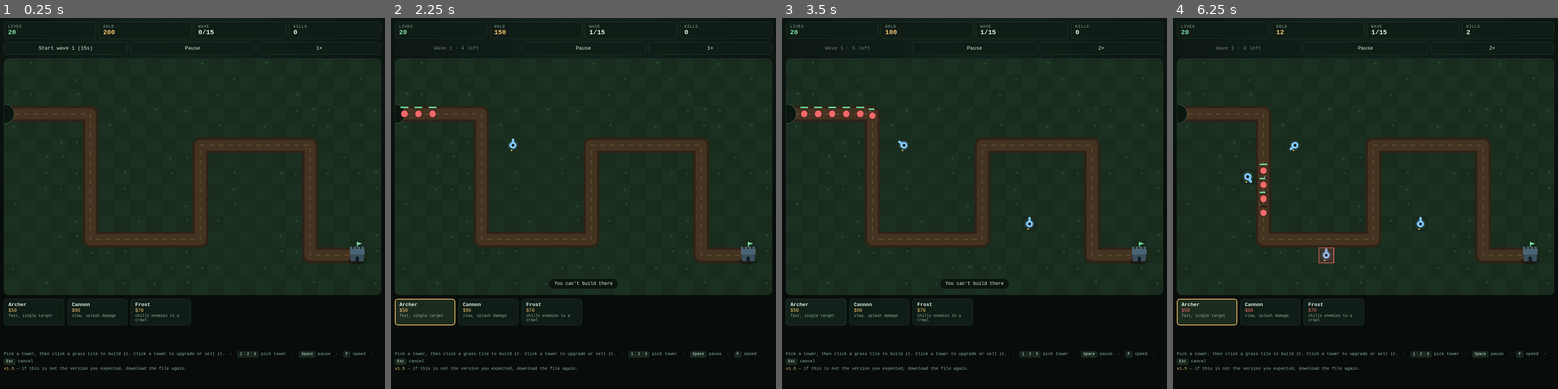
Above: before the commit, frames 1-4 (left to right).
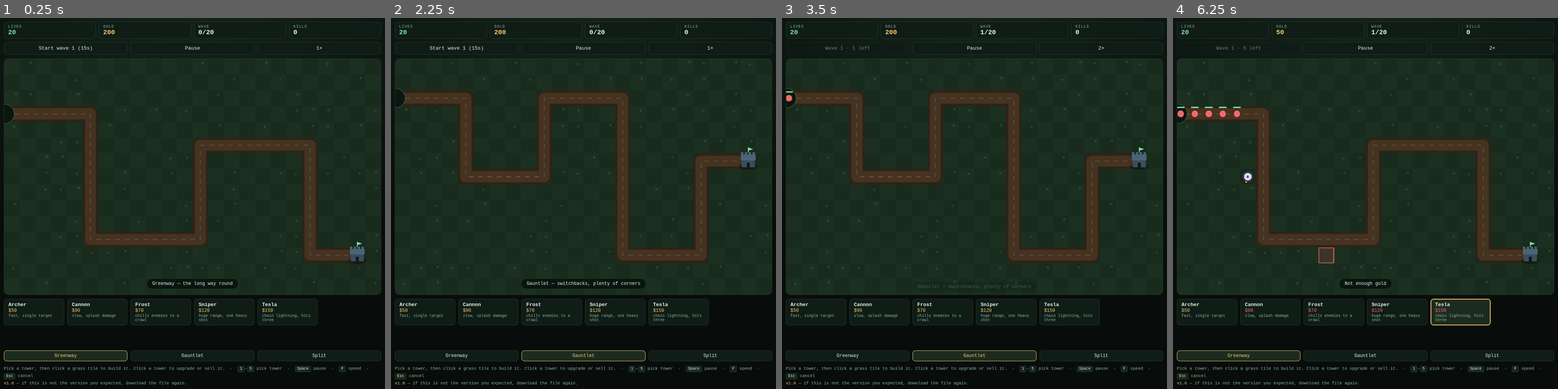
Above: after the commit, the same moments.

Repository: 0ldnews/Tower-Defense-
Game: browser game, page tower-defense.html
Same seed, same stepped clock (60 frames per second), same inputs: the game is played once before the commit and once after it.
Inputs (mouse positions are in pixels of both pictures, inside the frame that each line leads up to):
- Up to frame 1 (0.25 s): no input
- Up to frame 2 (2.25 s): click "Start wave 1 (15s)" at 0.27 s; click "Archer $50 fast, single target" at 0.52 s; click (583, 199) at 1.07 s; tap X at 1.1, 1.6, 2.1 s; click (506, 151) at 1.67 s; click (583, 355) at 2.02 s, where only the run after the commit has a clickable "Gauntlet"
- Up to frame 3 (3.5 s): click (1051, 140) at 2.27 s; tap F at 2.52 s; tap X at 2.6, 3.1 s; click (1032, 222) at 2.87 s; click "Archer $50 fast, single target" (after the commit: "Start wave 1 (14s)") at 3.27 s; click (882, 236) at 3.47 s
- Up to frame 4 (6.25 s): tap 4 at 3.52 s; tap X every 0.5 s from 3.6 to 6.1 s; click (1365, 129) at 4.07 s; click (1238, 355) at 4.52 s, where only the run after the commit has a clickable "Greenway"; tap 5 at 4.52 s; click (1477, 188) at 4.67 s; click "Archer $50 fast, single target" (after the commit: "Start wave 1 (15s)") at 4.77 s; click (1253, 177) at 5.27 s; click (1327, 259) at 5.87 s

The runs differ from the first frame. In frame 1, 2.3% of the frame differs, in the area x 1-99%, y 3-99%; in frame 2, 11%; in frame 3, 11%; in frame 4, 3.8%.

Commit message:
Add two more maps, sniper and tesla towers, and five more waves
Three selectable roads, chain-lightning and long-range towers, a 3x speed
setting, and waves 16-20 with a tapered late-game hit-point curve.

Diff:
--- a/tower-defense.html
+++ b/tower-defense.html
@@ -3,7 +3,7 @@
 <head>
 <meta charset="utf-8" />
 <meta name="viewport" content="width=device-width, initial-scale=1, maximum-scale=1, user-scalable=no, viewport-fit=cover" />
-<title>Tower Defense v1.5</title>
+<title>Tower Defense v1.6</title>
 <style>
   :root {
     --bg: #080d0b;
@@ -95,6 +95,10 @@
 
   .cards { grid-template-columns: repeat(auto-fit, minmax(140px, 1fr)); }
 
+  .maps { grid-template-columns: repeat(3, 1fr); }
+  .maps button { font-size: 12px; padding: 6px 8px; }
+  .maps button.active { border-color: var(--gold); color: var(--gold); background: #1d2b1f; }
+
   .selection {
     display: flex;
     gap: 8px;
@@ -188,6 +192,8 @@
     <button class="card" data-type="arrow"><b>Archer</b><span class="cost">$50</span><small>fast, single target</small></button>
     <button class="card" data-type="cannon"><b>Cannon</b><span class="cost">$90</span><small>slow, splash damage</small></button>
     <button class="card" data-type="frost"><b>Frost</b><span class="cost">$70</span><small>chills enemies to a crawl</small></button>
+    <button class="card" data-type="sniper"><b>Sniper</b><span class="cost">$120</span><small>huge range, one heavy shot</small></button>
+    <button class="card" data-type="tesla"><b>Tesla</b><span class="cost">$150</span><small>chain lightning, hits three</small></button>
     <div id="selection" class="selection hidden">
       <span id="sel-name"></span>
       <button id="btn-upgrade">Upgrade</button>
@@ -195,13 +201,19 @@
     </div>
   </div>
 
+  <div class="bar maps" id="maps">
+    <button data-map="0">Greenway</button>
+    <button data-map="1">Gauntlet</button>
+    <button data-map="2">Split</button>
+  </div>
+
   <div class="tips">
     Pick a tower, then click a grass tile to build it. Click a tower to upgrade or sell it.
-    &nbsp;·&nbsp; <kbd>1</kbd><kbd>2</kbd><kbd>3</kbd> pick tower
+    &nbsp;·&nbsp; <kbd>1</kbd>–<kbd>5</kbd> pick tower
     &nbsp;·&nbsp; <kbd>Space</kbd> pause
     &nbsp;·&nbsp; <kbd>F</kbd> speed
     &nbsp;·&nbsp; <kbd>Esc</kbd> cancel
-    <br /><span class="ver" id="ver">v1.5</span> — if this is not the version you
+    <br /><span class="ver" id="ver">v1.6</span> — if this is not the version you
     expected, download the file again.
   </div>
 
@@ -215,28 +227,74 @@
    * Board geometry
    * ------------------------------------------------------------------ */
 
-  var VERSION = "1.5";
+  var VERSION = "1.6";
 
   var TILE = 40, COLS = 24, ROWS = 15;
   var W = COLS * TILE, H = ROWS * TILE;
 
-  // Waypoints in tile coordinates. First one sits off the left edge,
-  // last one is where the base stands.
-  var PATH_TILES = [
-    [-1, 3], [5, 3], [5, 11], [12, 11], [12, 5], [19, 5], [19, 12], [22, 12]
+  // Waypoints in tile coordinates. The first one sits off the left edge, the
+  // last one is where the base stands. Longer roads are easier: there is more
+  // time to shoot at whatever is walking them.
+  var MAPS = [
+    {
+      name: "Greenway",
+      note: "the long way round",
+      path: [[-1, 3], [5, 3], [5, 11], [12, 11], [12, 5], [19, 5], [19, 12], [22, 12]]
+    },
+    {
+      name: "Gauntlet",
+      note: "switchbacks, plenty of corners",
+      path: [[-1, 2], [4, 2], [4, 7], [9, 7], [9, 2], [14, 2], [14, 12], [19, 12], [19, 6], [22, 6]]
+    },
+    {
+      name: "Split",
+      note: "short road, less time to shoot",
+      path: [[-1, 7], [7, 7], [7, 13], [14, 13], [14, 4], [20, 4], [20, 8], [22, 8]]
+    }
   ];
 
-  var waypoints = PATH_TILES.map(function (t) {
-    return { x: t[0] * TILE + TILE / 2, y: t[1] * TILE + TILE / 2 };
-  });
-
+  var mapIndex = 0;
+  var waypoints = [];
   var segments = [];
   var pathLength = 0;
-  for (var i = 0; i < waypoints.length - 1; i++) {
-    var a = waypoints[i], b = waypoints[i + 1];
-    var len = Math.hypot(b.x - a.x, b.y - a.y);
-    segments.push({ a: a, b: b, len: len, start: pathLength });
-    pathLength += len;
+  var BLOCKED = new Set();
+  var deco = [];
+
+  function tileKey(col, row) { return col + "," + row; }
+
+  // Rebuilds the road for the current map: waypoints, segments, the blocked
+  // tiles, and the grass speckle.
+  function buildMapGeometry() {
+    var path = MAPS[mapIndex].path;
+
+    waypoints = path.map(function (t) {
+      return { x: t[0] * TILE + TILE / 2, y: t[1] * TILE + TILE / 2 };
+    });
+
+    segments = [];
+    pathLength = 0;
+    for (var i = 0; i < waypoints.length - 1; i++) {
+      var a = waypoints[i], b = waypoints[i + 1];
+      var len = Math.hypot(b.x - a.x, b.y - a.y);
+      segments.push({ a: a, b: b, len: len, start: pathLength });
+      pathLength += len;
+    }
+
+    // Every tile the road runs through is unbuildable.
+    BLOCKED = new Set();
+    for (var p = 0; p < path.length - 1; p++) {
+      var c0 = path[p][0], r0 = path[p][1];
+      var c1 = path[p + 1][0], r1 = path[p + 1][1];
+      var dc = Math.sign(c1 - c0), dr = Math.sign(r1 - r0);
+      var cc = c0, rr = r0;
+      BLOCKED.add(tileKey(cc, rr));
+      while (cc !== c1 || rr !== r1) {
+        cc += dc; rr += dr;
+        BLOCKED.add(tileKey(cc, rr));
+      }
+    }
+
+    buildDeco();
   }
 
   function pointOnPath(distance) {
@@ -251,20 +309,7 @@
     return { x: waypoints[waypoints.length - 1].x, y: waypoints[waypoints.length - 1].y };
   }
 
-  // Every tile the road runs through is unbuildable.
-  var BLOCKED = new Set();
-  function tileKey(col, row) { return col + "," + row; }
-  for (var p = 0; p < PATH_TILES.length - 1; p++) {
-    var c0 = PATH_TILES[p][0], r0 = PATH_TILES[p][1];
-    var c1 = PATH_TILES[p + 1][0], r1 = PATH_TILES[p + 1][1];
-    var dc = Math.sign(c1 - c0), dr = Math.sign(r1 - r0);
-    var cc = c0, rr = r0;
-    BLOCKED.add(tileKey(cc, rr));
-    while (cc !== c1 || rr !== r1) {
-      cc += dc; rr += dr;
-      BLOCKED.add(tileKey(cc, rr));
-    }
-  }
+  // buildMapGeometry() above fills BLOCKED for the map that is loaded.
 
   /* ------------------------------------------------------------------ *
    * Content definitions
@@ -282,6 +327,17 @@
     frost: {
       name: "Frost", cost: 70, damage: 4, range: 112, rate: 0.65,
       projSpeed: 430, slow: 0.45, slowTime: 1.7, color: "#9ce6ff", projectile: "#d7f6ff"
+    },
+    sniper: {
+      name: "Sniper", cost: 120, damage: 58, range: 300, rate: 1.5,
+      projSpeed: 1000, color: "#d9e8b0", projectile: "#f1ffd0"
+    },
+    // Tesla does not launch a projectile: it zaps its target and arcs on to
+    // the nearest neighbours, losing a little power with every jump.
+    tesla: {
+      name: "Tesla", cost: 150, damage: 24, range: 128, rate: 0.9,
+      chain: 2, chainRange: 96, chainFalloff: 0.75,
+      color: "#c9a6ff", projectile: "#e2ccff"
     }
   };
 
@@ -292,13 +348,17 @@
     boss:   { name: "Boss",   hp: 900, speed: 32,  gold: 65, leak: 6,  radius: 17, color: "#ff8a3d" }
   };
 
-  var TOTAL_WAVES = 15;
+  var TOTAL_WAVES = 20;
   var MAX_LEVEL = 3;
   var START_GOLD = 200;
   // Each wave is given a total hit-point budget instead of a flat multiplier.
   // The budget climbs at a steady rate, so no single wave spikes into a wall.
   var WAVE_BASE_HP = 220;
   var WAVE_HP_GROWTH = 1.5;
+  // Past this wave the budget keeps climbing, but at a gentler rate, so the
+  // last five waves are a hard finish instead of an impossible wall.
+  var WAVE_GROWTH_CAP = 15;
+  var WAVE_LATE_GROWTH = 1.15;
   var START_LIVES = 20;
   var FIRST_WAVE_DELAY = 15;
   var BETWEEN_WAVE_DELAY = 10;
@@ -320,6 +380,7 @@
     towers: [],
     projectiles: [],
     particles: [],
+    zaps: [],
     buildType: null,
     selectedTower: null,
     hover: null,                // { col, row } under the mouse
@@ -356,6 +417,7 @@
   var restartBtn = document.getElementById("btn-restart");
   var toastEl = document.getElementById("toast");
   var cards = Array.prototype.slice.call(document.querySelectorAll(".card"));
+  var mapBtns = Array.prototype.slice.call(document.querySelectorAll("#maps button"));
 
   /* ------------------------------------------------------------------ *
    * Helpers
@@ -372,6 +434,9 @@
       splash: def.splash ? def.splash * Math.pow(1.15, k) : 0,
       slow: def.slow || 0,
       slowTime: def.slowTime || 0,
+      chain: def.chain || 0,
+      chainRange: def.chainRange || 0,
+      chainFalloff: def.chainFalloff || 1,
       upgradeCost: Math.round(def.cost * 0.9 * Math.pow(1.6, k)),
       sellValue: Math.round(tower.invested * 0.65)
     };
@@ -421,7 +486,9 @@
    * ------------------------------------------------------------------ */
 
   function waveTargetHp(n) {
-    return WAVE_BASE_HP * Math.pow(WAVE_HP_GROWTH, n - 1);
+    var early = Math.min(n, WAVE_GROWTH_CAP);
+    var late = Math.max(0, n - WAVE_GROWTH_CAP);
+    return WAVE_BASE_HP * Math.pow(WAVE_HP_GROWTH, early - 1) * Math.pow(WAVE_LATE_GROWTH, late);
   }
 
   function buildWave(n) {
@@ -578,6 +645,11 @@
     tower.cooldown = stats.rate;
     tower.recoil = 1;
 
+    if (tower.type === "tesla") {
+      fireTesla(tower, stats, target);
+      return;
+    }
+
     state.projectiles.push({
       x: tower.x,
       y: tower.y,
@@ -594,6 +666,43 @@
     });
   }
 
+  // Zap the first target, then the closest enemies to each one in turn.
+  function fireTesla(tower, stats, first) {
+    var hit = [first];
+    var current = first;
+    var points = [{ x: tower.x, y: tower.y }, { x: first.x, y: first.y }];
+    var damage = stats.damage;
+
+    for (var jump = 0; jump < stats.chain; jump++) {
+      var next = null;
+      var best = stats.chainRange * stats.chainRange;
+      for (var i = 0; i < state.enemies.length; i++) {
+        var e = state.enemies[i];
+        if (!e.alive || hit.indexOf(e) !== -1) continue;
+        var dx = e.x - current.x, dy = e.y - current.y;
+        var d2 = dx * dx + dy * dy;
+        if (d2 < best) { best = d2; next = e; }
+      }
+      if (!next) break;
+      hit.push(next);
+      points.push({ x: next.x, y: next.y });
+      current = next;
+    }
+
+    for (var h = 0; h < hit.length; h++) {
+      damageEnemy(hit[h], damage);
+      damage *= stats.chainFalloff;
+    }
+
+    state.zaps.push({ points: points, life: 0.16, max: 0.16 });
+    burst(first.x, first.y, "#e2ccff", 4, 70);
+  }
+
+  function updateZaps(dt) {
+    for (var i = 0; i < state.zaps.length; i++) state.zaps[i].life -= dt;
+    state.zaps = state.zaps.filter(function (z) { return z.life > 0; });
+  }
+
   function resolveHit(p) {
     if (p.splash > 0) {
       for (var i = 0; i < state.enemies.length; i++) {
@@ -667,6 +776,7 @@
     for (var j = 0; j < state.towers.length; j++) updateTower(state.towers[j], dt);
     updateProjectiles(dt);
     updateParticles(dt);
+    updateZaps(dt);
     state.enemies = state.enemies.filter(function (e) { return e.alive && !e.reached; });
   }
 
@@ -674,12 +784,12 @@
    * Rendering
    * ------------------------------------------------------------------ */
 
-  var deco = [];
-  (function buildDeco() {
+  function buildDeco() {
+    deco = [];
     for (var r = 0; r < ROWS; r++) {
       for (var c = 0; c < COLS; c++) {
         if (BLOCKED.has(tileKey(c, r))) continue;
-        var n = Math.abs(Math.sin(c * 12.9898 + r * 78.233) * 43758.5453) % 1;
+        var n = Math.abs(Math.sin((c + mapIndex * 9) * 12.9898 + r * 78.233) * 43758.5453) % 1;
         if (n > 0.7) {
           deco.push({
             x: c * TILE + 6 + n * 24,
@@ -689,7 +799,7 @@
         }
       }
     }
-  })();
+  }
 
   function tracePath() {
     ctx.beginPath();
@@ -838,7 +948,7 @@
       ctx.beginPath();
       ctx.arc(0, 0, 4.5, 0, Math.PI * 2);
       ctx.fill();
-    } else {
+    } else if (tower.type === "frost") {
       ctx.fillStyle = def.color;
       ctx.beginPath();
       ctx.moveTo(15 - kick, 0);
@@ -855,6 +965,37 @@
       ctx.moveTo(4, -5);
       ctx.lineTo(-4, 5);
       ctx.stroke();
+    } else if (tower.type === "sniper") {
+      ctx.fillStyle = def.color;
+      ctx.fillRect(4 - kick, -1.5, 24, 3);
+      ctx.fillStyle = "#5d6b3d";
+      ctx.fillRect(11 - kick, -4, 5, 8);
+      ctx.fillStyle = def.color;
+      ctx.beginPath();
+      ctx.arc(0, 0, 9, 0, Math.PI * 2);
+      ctx.fill();
+      ctx.fillStyle = "#2c3a22";
+      ctx.beginPath();
+      ctx.arc(0, 0, 4, 0, Math.PI * 2);
+      ctx.fill();
+      ctx.fillStyle = "#f5c76b";
+      ctx.fillRect(-1.5, -13, 3, 5);
+    } else {
+      ctx.fillStyle = def.color;
+      ctx.beginPath();
+      ctx.arc(0, 0, 9, 0, Math.PI * 2);
+      ctx.fill();
+      ctx.strokeStyle = "#f2e9ff";
+      ctx.lineWidth = 1.5;
+      for (var ring = 1; ring <= 3; ring++) {
+        ctx.beginPath();
+        ctx.arc(0, 0, 2 + ring * 2.2, 0, Math.PI * 2);
+        ctx.stroke();
+      }
+      ctx.fillStyle = "#5a3f8a";
+      ctx.beginPath();
+      ctx.arc(0, 0, 2.5, 0, Math.PI * 2);
+      ctx.fill();
     }
     ctx.restore();
 
@@ -914,6 +1055,25 @@
         ctx.stroke();
       }
     }
+  }
+
+  function drawZaps() {
+    for (var i = 0; i < state.zaps.length; i++) {
+      var z = state.zaps[i];
+      ctx.globalAlpha = Math.max(0, z.life / z.max);
+      ctx.strokeStyle = "#e2ccff";
+      ctx.lineWidth = 2;
+      ctx.beginPath();
+      for (var p = 0; p < z.points.length - 1; p++) {
+        var a = z.points[p], b = z.points[p + 1];
+        ctx.moveTo(a.x, a.y);
+        ctx.lineTo((a.x + b.x) / 2 + (Math.random() - 0.5) * 16,
+                   (a.y + b.y) / 2 + (Math.random() - 0.5) * 16);
+        ctx.lineTo(b.x, b.y);
+      }
+      ctx.stroke();
+    }
+    ctx.globalAlpha = 1;
   }
 
   function drawParticles() {
@@ -960,6 +1120,7 @@
     drawTowers();
     drawEnemies();
     drawProjectiles();
+    drawZaps();
     drawParticles();
     drawPlacement();
   }
@@ -1088,6 +1249,7 @@
     state.towers = [];
     state.projectiles = [];
     state.particles = [];
+    state.zaps = [];
     state.buildType = null;
     state.selectedTower = null;
     state.waveActive = false;
@@ -1168,9 +1330,29 @@
   });
 
   speedBtn.addEventListener("click", function () {
-    state.speed = state.speed === 1 ? 2 : 1;
+    state.speed = state.speed >= 3 ? 1 : state.speed + 1;
     speedBtn.textContent = state.speed + "\u00d7";
   });
+
+  function updateMapButtons() {
+    for (var i = 0; i < mapBtns.length; i++) {
+      mapBtns[i].classList.toggle("active", Number(mapBtns[i].dataset.map) === mapIndex);
+    }
+  }
+
+  function loadMap(index) {
+    mapIndex = Math.max(0, Math.min(MAPS.length - 1, index));
+    buildMapGeometry();
+    resetGame();
+    updateMapButtons();
+    toast(MAPS[mapIndex].name + " — " + MAPS[mapIndex].note);
+  }
+
+  for (var mi = 0; mi < mapBtns.length; mi++) {
+    mapBtns[mi].addEventListener("click", function () {
+      loadMap(Number(this.dataset.map));
+    });
+  }
 
   upgradeBtn.addEventListener("click", upgradeSelected);
   sellBtn.addEventListener("click", sellSelected);
@@ -1242,6 +1424,8 @@
     if (k === "1") { state.buildType = "arrow"; state.selectedTower = null; updateHud(); }
     else if (k === "2") { state.buildType = "cannon"; state.selectedTower = null; updateHud(); }
     else if (k === "3") { state.buildType = "frost"; state.selectedTower = null; updateHud(); }
+    else if (k === "4") { state.buildType = "sniper"; state.selectedTower = null; updateHud(); }
+    else if (k === "5") { state.buildType = "tesla"; state.selectedTower = null; updateHud(); }
     else if (k === "f") speedBtn.click();
     else if (k === "escape") { state.buildType = null; state.selectedTower = null; updateHud(); }
     else if (k === "u") upgradeSelected();
@@ -1273,6 +1457,7 @@
     state: state,
     tick: update,
     startWave: startWave,
+    loadMap: loadMap,
     place: function (col, row, type) {
       state.buildType = type;
       tryBuild(col, row);
@@ -1291,7 +1476,7 @@
   document.addEventListener("load", function () { window.scrollTo(0, 0); });
   window.addEventListener("pageshow", function () { window.scrollTo(0, 0); });
 
-  resetGame();
+  loadMap(0);
   requestAnimationFrame(frame);
 })();
 </script>
